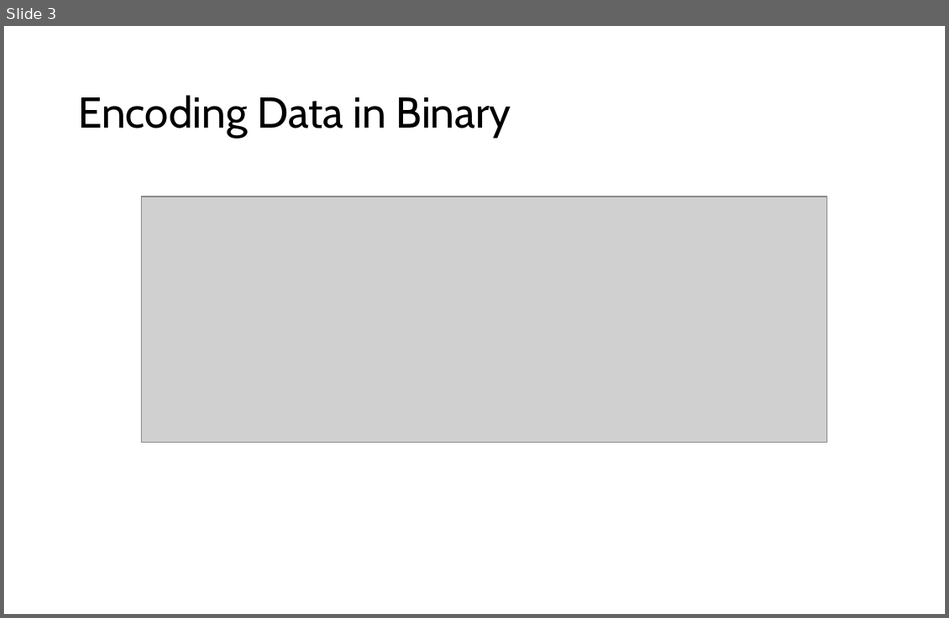
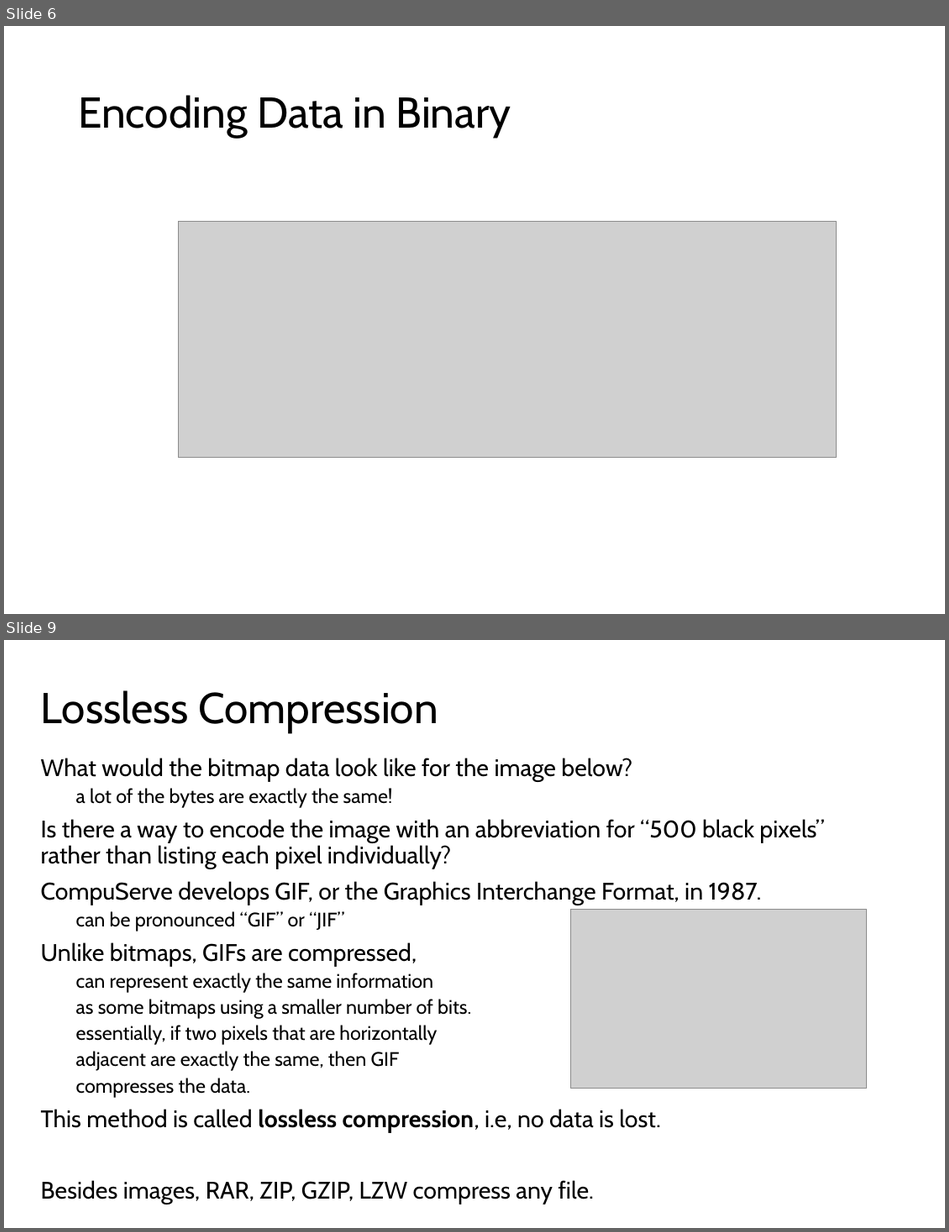
Before and after one commit to LongBaoNguyen/longbaonguyen.github.io, a slide deck: courses/apcsp/lect14.pptx. Shown one above the other, each under a label of ours: slide 3 before the commit, slides 6 and 9 after it; the slides between them are not shown. The pictures are 949x618 and 949x1232 pixels, drawn with LibreOffice and Linux fonts; fonts in the diff are those of the drawing; grey boxes stand for pictures. Boxes give left, top, right and bottom in pixels: in the first picture for what was removed or moved away, otherwise in the second. Text is boxed around its words. In the diff, an @@ line names an element or a change of style, - is before the commit and + after.

```diff
--- a/courses/apcsp/lect14.pptx
+++ b/courses/apcsp/lect14.pptx
@@ slide 9 added at bbox=[4, 640, 945, 1228], background #FFFFFF @@
@@ title added at bbox=[41, 690, 438, 732], 33 pt, text #000000 @@
+Lossless Compression
@@ text added at bbox=[41, 758, 824, 1204], 18.3 pt, text #000000 @@
+What would the bitmap data look like for the image below?
+  a lot of the bytes are exactly the same!
+Is there a way to encode the image with an abbreviation for “500 black pixels” rather than listing each pixel individually?
+CompuServe develops GIF, or the Graphics Interchange Format, in 1987.
+  can be pronounced “GIF” or “JIF”
+Unlike bitmaps, GIFs are compressed,
+  can represent exactly the same information
+  as some bitmaps using a smaller number of bits.
+  essentially, if two pixels that are horizontally
+  adjacent are exactly the same, then GIF
+  compresses the data.
+This method is called lossless compression, i.e, no data is lost.
+Besides images, RAR, ZIP, GZIP, LZW compress any file.
@@ picture added at bbox=[571, 909, 867, 1088] @@
@@ what was slide 3 is now slide 6 @@
@@ slide 6 changed as well @@
@@ picture: place and size @@
-picture at bbox=[142, 197, 827, 442]
+picture at bbox=[178, 222, 836, 458]
```
Also in this commit, not shown: 2 other slides changed, 26 other slides added, 1 slide removed, 12 other files.
